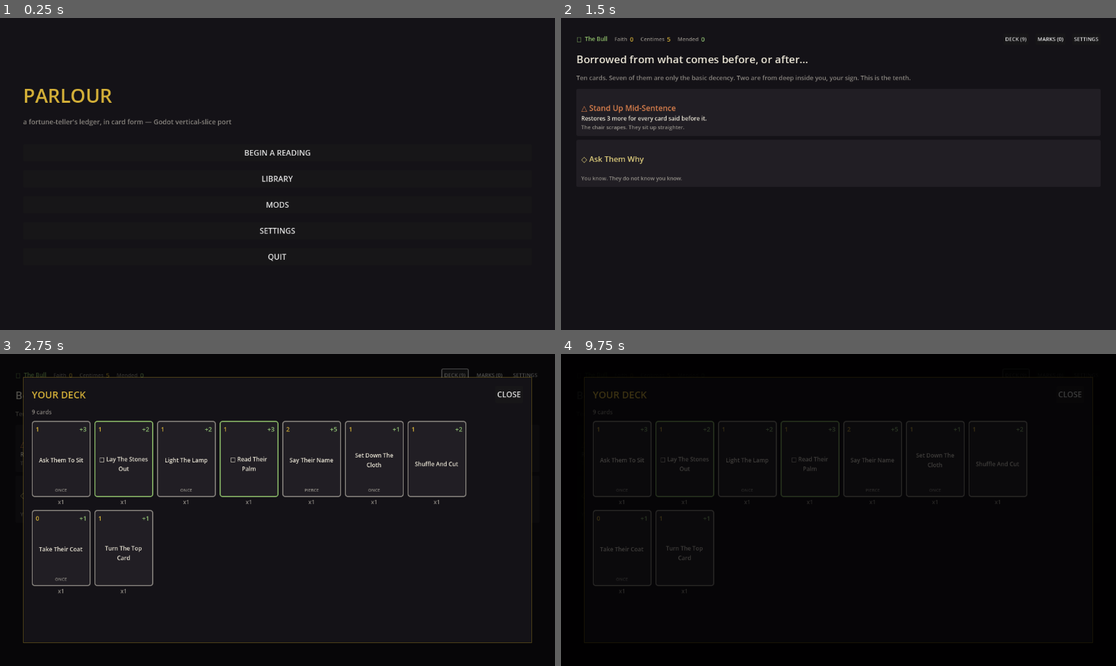
Above: before the commit, frames 1-4 (two rows, left to right).
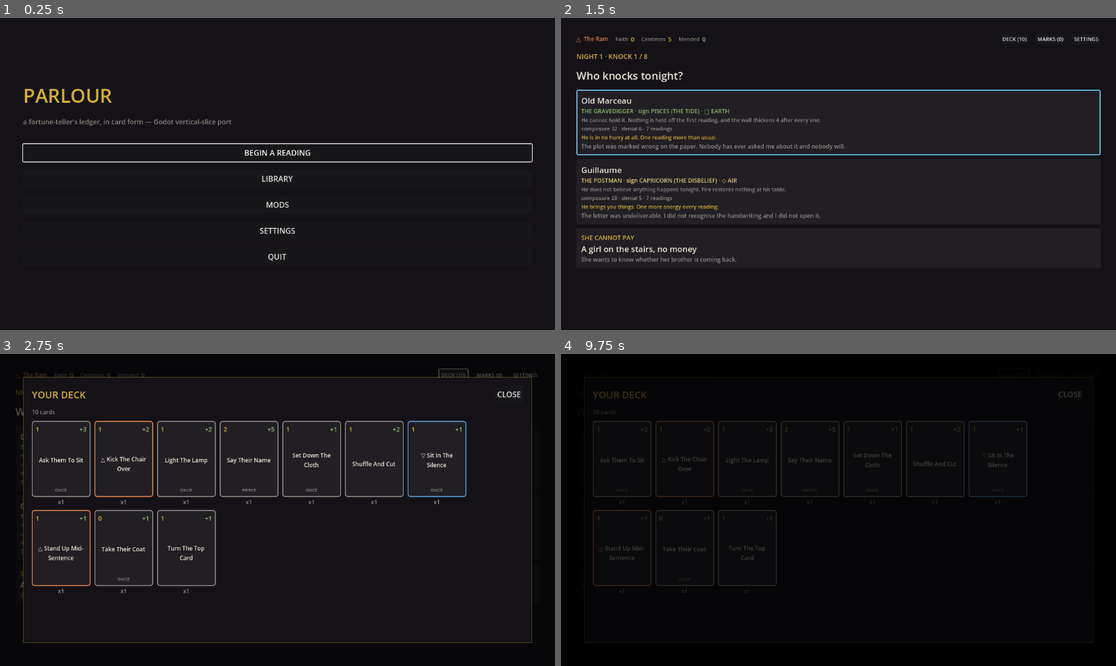
Above: after the commit, the same moments.

Repository: SwanFortune/fortune
Game: Godot game, scene res://scenes/Boot.tscn
Two runs of this game, one before a commit and one after it. Both use one fixed random seed, a clock stepped at 60 frames per second and the inputs below.
Inputs (mouse positions are in pixels of both pictures, inside the frame that each line leads up to):
- Up to frame 1 (0.25 s): no input
- Up to frame 2 (1.5 s): click "BEGIN A READING" at 0.5 s; tap Enter (ui_accept) at 1.25 s; move the mouse to (960, 158) at 1.27 s; hold Enter (ui_accept) from 1.28 s (still down); click (960, 158) at 1.42 s
- Up to frame 3 (2.75 s): release Enter (ui_accept) at 2 s; click (455, 375) at 2 s, where only the run before the commit has a clickable "DECK (9)"
- Up to frame 4 (9.75 s): click (1016, 375) at 2.75 s, where only the run after the commit has a clickable "DECK (10)"; click "MARKS (0)" at 3.5 s; click (1016, 375) at 4.25 s, where only the run before the commit has a clickable "DECK (9)"; click (1016, 375) at 5 s, where only the run after the commit has a clickable "DECK (10)"; click "MARKS (0)" at 5.75 s; click (1016, 375) at 6.5 s, where only the run before the commit has a clickable "DECK (9)"; click (1016, 375) at 7.25 s, where only the run after the commit has a clickable "DECK (10)"; click "MARKS (0)" at 8 s; click "SETTINGS" at 8.75 s; tap Enter (ui_accept) at 9.5, 9.6 s; move the mouse to (727, 525) at 9.52 s; click (727, 525) at 9.67 s

The runs differ from the first frame. In frame 1, 0.8% of the frame differs, in the area x 4-96%, y 40-47%; in frame 2, 6.0%, in the area x 2-98%, y 5-79%; in frame 3, 2.3%; in frame 4, 0.6%.

Commit message:
Make the game playable without a mouse; stop losing cards silently
Buttons were always keyboard-reachable -- Godot's Button is focusable and
works out its own focus neighbours. But every interesting control in the
game is a panel_button() or a card_face(), and those are PanelContainers,
built that way for layout reasons. A PanelContainer is not focusable and
handles no input of its own, so cards, map options, rewards, shop offers
and the Library's card list were mouse-only: a keyboard or gamepad player
could reach the menus and nothing else.

Both helpers carried a verbatim copy of the same click/hover block, each
handling only InputEventMouseButton. That is now one
UIKit.make_interactive() which also sets focus_mode, draws a focus ring
in a colour deliberately distinct from GOLD (so a focused row is tellable
from a merely gold-accented one), and handles ui_accept. Each screen then
calls UIKit.focus_first() so the first key press does something; the
in-run screens pass their content container rather than themselves,
because otherwise focus lands on the run header's DECK chip, which is
chrome, and the first press does nothing useful.

Two assertions rather than one, since placing focus and acting on it fail
independently: every screen must leave something focused (stub
focus_first out and 16 screens fail; with it, none do), and pushing a
ui_accept at the viewport on the reading screen must actually lay a card.
The second drives the real routing instead of calling the handler
directly -- the routing was as much in doubt as the handler.

Also fixes a loose end from the previous commit. Save.restore() has
always counted cards it could not resolve -- ones from a pack since
switched off -- and its own doc comment said the caller decides whether
to mention it. No caller did, so a deck came back quietly shorter. The
main menu now stops on the first CONTINUE to say how many went, and
resumes on the second.

And a latent one: Settings.get_value() handed out arrays by reference,
and one of those defaults lives inside a const, so a caller that appended
to what it got back would corrupt the default for every later reader. It
copies on the way out now.

Full suite green.

Co-Authored-By: Claude Opus 5 <noreply@anthropic.com>
Claude-Session: https://claude.ai/code/session_01J6RRrwyn3hcGZTmEVan3Un

Diff:
--- a/godot/autoload/Settings.gd
+++ b/godot/autoload/Settings.gd
@@ -58,7 +58,13 @@
 	if not DEFS.has(key):
 		push_error("[Settings] unknown setting '%s'" % key)
 		return null
-	return _values.get(key, DEFS[key][0])
+	var value = _values.get(key, DEFS[key][0])
+	# Arrays are handed out by reference, and one of these defaults lives inside
+	# a `const` — so a caller that appended to what it got back would corrupt the
+	# default for every later reader, in a way no test would obviously catch.
+	# Copy on the way out; callers are then free to mutate what they hold and
+	# pass it to set_value().
+	return value.duplicate() if typeof(value) == TYPE_ARRAY else value
 
 
 func set_value(key: String, value) -> void:
--- a/godot/data/base/locale/fr.json
+++ b/godot/data/base/locale/fr.json
@@ -407,6 +407,7 @@
     "twist/paid-before-sitting-down/tag": "PAID BEFORE SITTING DOWN",
     "twist/will-not-take-the-coat-off/t": "{S} sit{es} down still buttoned. One card fewer in your hand.",
     "twist/will-not-take-the-coat-off/tag": "WILL NOT TAKE THE COAT OFF",
+    "ui/%s card(s) in this run came from content you no longer have and have been removed from the deck.": "%s card(s) in this run came from content you no longer have and have been removed from the deck.",
     "ui/%s cards": "%s cards",
     "ui/%s is whole enough": "%s is whole enough",
     "ui/%s leaves as they came, only later": "%s leaves as they came, only later",
@@ -511,6 +512,7 @@
     "ui/REFRESH SUBSCRIPTIONS": "REFRESH SUBSCRIPTIONS",
     "ui/RELOAD CONTENT": "RELOAD CONTENT",
     "ui/RESET TO DEFAULTS": "RESET TO DEFAULTS",
+    "ui/RESUME ANYWAY": "RESUME ANYWAY",
     "ui/REVERT ALL CARDS": "REVERT ALL CARDS",
     "ui/REVERT THIS CARD": "REVERT THIS CARD",
     "ui/Reading": "Reading",
@@ -972,6 +974,7 @@
     "twist/paid-before-sitting-down/tag": "",
     "twist/will-not-take-the-coat-off/t": "",
     "twist/will-not-take-the-coat-off/tag": "",
+    "ui/%s card(s) in this run came from content you no longer have and have been removed from the deck.": "%s carte(s) de cette partie venaient d'un contenu que vous n'avez plus et ont été retirées du jeu.",
     "ui/%s cards": "%s cartes",
     "ui/%s is whole enough": "%s est assez apaisé",
     "ui/%s leaves as they came, only later": "%s repart comme il est venu, seulement plus tard",
@@ -1076,6 +1079,7 @@
     "ui/REFRESH SUBSCRIPTIONS": "ACTUALISER LES ABONNEMENTS",
     "ui/RELOAD CONTENT": "RECHARGER LE CONTENU",
     "ui/RESET TO DEFAULTS": "RÉINITIALISER",
+    "ui/RESUME ANYWAY": "REPRENDRE QUAND MÊME",
     "ui/REVERT ALL CARDS": "TOUT RÉTABLIR",
     "ui/REVERT THIS CARD": "RÉTABLIR CETTE CARTE",
     "ui/Reading": "Séance",
--- a/godot/scenes/Library.gd
+++ b/godot/scenes/Library.gd
@@ -80,6 +80,7 @@
 
 	_rebuild_list()
 	_rebuild_editor()
+	UIKit.focus_first(self)
 
 
 # ── filters ─────────────────────────────────────────────────────────────
--- a/godot/scenes/MainMenu.gd
+++ b/godot/scenes/MainMenu.gd
@@ -5,6 +5,13 @@
 ## modal: there is no dialog system here, and losing three nights to a misclick
 ## is exactly the kind of thing a confirmation exists for.
 var _begin_armed := false
+
+## How many cards the last CONTINUE could not resolve — cards from a pack that
+## has since been switched off or removed. Save.restore() has always counted
+## these, and nothing was reading the count, so a deck could quietly come back
+## shorter than it went in. CONTINUE now stops on the first press to say so,
+## and resumes on the second.
+var _dropped := 0
 
 var _root: Control
 
@@ -30,8 +37,13 @@
 
 	var saved: Dictionary = Save.peek()
 	if not saved.is_empty():
-		v.add_child(UIKit.button(I18n.t("CONTINUE"), _continue))
+		v.add_child(UIKit.button(
+			I18n.t("RESUME ANYWAY") if _dropped > 0 else I18n.t("CONTINUE"), _continue))
 		v.add_child(UIKit.block(_saved_line(saved), 11, UIKit.DIM))
+		if _dropped > 0:
+			v.add_child(UIKit.block(I18n.t(
+				"%s card(s) in this run came from content you no longer have and have been removed from the deck."
+			) % _dropped, 11, UIKit.RED))
 	elif Save.last_error != "":
 		# A save that exists but cannot be read is worth saying out loud: the
 		# alternative is a player whose run silently evaporates.
@@ -50,6 +62,7 @@
 	if not Content.load_errors.is_empty():
 		v.add_child(UIKit.block(
 			"%d %s" % [Content.load_errors.size(), I18n.t("content warning(s) — see MODS.")], 12, UIKit.RED))
+	UIKit.focus_first(self)
 
 
 func _begin_label() -> String:
@@ -70,6 +83,14 @@
 	var res: Dictionary = Save.restore()
 	if not res.get("ok", false):
 		_begin_armed = false
+		_dropped = 0
+		_build()
+		return
+	# A run that came back short is worth stopping for once. Losing cards out of
+	# a deck silently is the sort of thing a player would later report as the
+	# game cheating them.
+	if int(res.get("dropped", 0)) > 0 and _dropped == 0:
+		_dropped = int(res["dropped"])
 		_build()
 		return
 	Nav.goto_for_state()
--- a/godot/scenes/Map.gd
+++ b/godot/scenes/Map.gd
@@ -26,6 +26,9 @@
 	var opts: Array = st["options"]
 	for i in opts.size():
 		list.add_child(_opt_button(opts[i], i))
+	# The night's options, not the run header above them — the header is chrome,
+	# and landing on its DECK chip would make the first key press do nothing useful.
+	UIKit.focus_first(list)
 
 
 func _opt_button(o: Dictionary, i: int) -> Control:
--- a/godot/scenes/ModsScreen.gd
+++ b/godot/scenes/ModsScreen.gd
@@ -51,6 +51,7 @@
 	actions.add_child(UIKit.button(I18n.t("BACK"), _back))
 	actions.add_child(UIKit.button(I18n.t("RELOAD CONTENT"), _reload))
 	outer.add_child(actions)
+	UIKit.focus_first(self)
 
 
 # ── the pack list ───────────────────────────────────────────────────────
--- a/godot/scenes/PickScreen.gd
+++ b/godot/scenes/PickScreen.gd
@@ -34,6 +34,8 @@
 
 	if pick.get("skippable", false):
 		v.add_child(UIKit.button(I18n.t(str(pick.get("skipLabel", "SKIP"))), _skip))
+	# The offers, not the run header above them. See Map.gd.
+	UIKit.focus_first(list)
 
 
 func _opt_button(o: Dictionary, i: int) -> Control:
--- a/godot/scenes/Reading.gd
+++ b/godot/scenes/Reading.gd
@@ -97,6 +97,9 @@
 		if just_drawn.has(c["uid"]):
 			UIKit.animate_in(face, deal_index * 0.06)
 			deal_index += 1
+	# The hand, not the run header above it. See Map.gd. Falls back to the whole
+	# screen when the hand is empty, so READ IT is still reachable.
+	UIKit.focus_first(fan if fan.get_child_count() > 0 else self)
 
 
 func _lay(card_uid: String) -> void:
--- a/godot/scenes/ResultScreen.gd
+++ b/godot/scenes/ResultScreen.gd
@@ -33,6 +33,7 @@
 		v.add_child(row)
 
 	v.add_child(UIKit.button(UIKit.tr_line(res.get("cta")), _continue))
+	UIKit.focus_first(self)
 
 
 func _continue() -> void:
--- a/godot/scenes/RunOver.gd
+++ b/godot/scenes/RunOver.gd
@@ -27,6 +27,7 @@
 		v.add_child(row)
 
 	v.add_child(UIKit.button(I18n.t("BEGIN AGAIN"), _restart))
+	UIKit.focus_first(self)
 
 
 func _restart() -> void:
--- a/godot/scenes/SettingsMenu.gd
+++ b/godot/scenes/SettingsMenu.gd
@@ -85,6 +85,7 @@
 	actions.add_child(UIKit.button(I18n.t("BACK"), _back))
 	actions.add_child(UIKit.button(I18n.t("RESET TO DEFAULTS"), _reset))
 	v.add_child(actions)
+	UIKit.focus_first(self)
 
 
 ## Switching locale rebuilds this screen so its own labels change with it —
--- a/godot/scenes/SignSelect.gd
+++ b/godot/scenes/SignSelect.gd
@@ -29,6 +29,7 @@
 			["Starts with: %s" % ", ".join(r.get("deck", [])), 11, UIKit.DIM],
 		]
 		list.add_child(UIKit.panel_button(lines, _pick.bind(i)))
+	UIKit.focus_first(self)
 
 
 func _pick(i: int) -> void:
--- a/godot/scenes/UIKit.gd
+++ b/godot/scenes/UIKit.gd
@@ -14,6 +14,9 @@
 const INK := Color(0.92, 0.9, 0.84)
 const DIM := Color(0.92, 0.9, 0.84, 0.55)
 const GOLD := Color(0.83, 0.69, 0.22)
+## The keyboard/gamepad focus ring. Distinct from GOLD so a focused row is
+## still tellable apart from a row that is merely gold-accented.
+const FOCUS := Color(0.45, 0.78, 0.95)
 
 ## Ported from KEYS in Parlour v23.dc.html (~line 1131) — the words on a card
 ## that mean something exact. The source's object literal defines "once"
@@ -146,6 +149,83 @@
 	return m
 
 
+## Makes a PanelContainer row respond to the mouse AND to the keyboard/gamepad.
+##
+## panel_button() and card_face() each had their own verbatim copy of this
+## block, and both copies handled only InputEventMouseButton — so every card in
+## hand, every sitter on the map and every reward was mouse-only. Buttons made
+## with button() were always keyboard-reachable (Godot's Button is focusable and
+## works out its own focus neighbours from the layout); these rows, being
+## PanelContainers, were not focusable at all, which left keyboard and gamepad
+## players able to reach the menus and nothing else.
+##
+## `style` is mutated in place rather than swapped, because that is how the
+## hover highlight already worked — a StyleBoxFlat handed to
+## add_theme_stylebox_override stays live, so changing a property on it
+## redraws the node.
+static func make_interactive(wrap: Control, style: StyleBoxFlat, on_pressed: Callable, enabled: bool) -> void:
+	if not enabled:
+		wrap.mouse_filter = Control.MOUSE_FILTER_IGNORE
+		wrap.focus_mode = Control.FOCUS_NONE
+		return
+
+	# Captured before anything changes them, so leaving hover or focus restores
+	# whatever the caller set up rather than a hardcoded guess. card_face()
+	# gives its border the card's element colour; panel_button() has no border
+	# at all until one is focused.
+	var base_bg: Color = style.bg_color
+	var base_border: Color = style.border_color
+	var base_width: int = style.border_width_left
+
+	wrap.mouse_filter = Control.MOUSE_FILTER_STOP
+	wrap.mouse_default_cursor_shape = Control.CURSOR_POINTING_HAND
+	wrap.focus_mode = Control.FOCUS_ALL
+
+	wrap.mouse_entered.connect(func(): style.bg_color = base_bg.lightened(0.12))
+	wrap.mouse_exited.connect(func(): style.bg_color = base_bg)
+	wrap.focus_entered.connect(func():
+		style.border_color = FOCUS
+		style.set_border_width_all(maxi(base_width, 2))
+	)
+	wrap.focus_exited.connect(func():
+		style.border_color = base_border
+		style.set_border_width_all(base_width)
+	)
+	wrap.gui_input.connect(func(event: InputEvent):
+		if event is InputEventMouseButton and event.pressed and event.button_index == MOUSE_BUTTON_LEFT:
+			# Clicking moves focus too, so a player who starts with the mouse and
+			# switches to the keyboard carries on from where they clicked rather
+			# than from wherever focus happened to be left.
+			wrap.grab_focus()
+			on_pressed.call()
+			wrap.accept_event()
+		elif event.is_action_pressed("ui_accept"):
+			on_pressed.call()
+			wrap.accept_event()
+	)
+
+
+## Puts keyboard focus on the first thing in `root` that can take it, so the
+## first Tab or D-pad press does something visible instead of nothing. Deferred
+## because grab_focus() needs the node to be in the tree with its visibility
+## resolved, which is not yet true while a screen's _ready() is still running.
+## Returns nothing; screens call it and forget.
+static func focus_first(root: Node) -> void:
+	(func(): _focus_first_now(root)).call_deferred()
+
+
+static func _focus_first_now(node: Node) -> bool:
+	if node is Control:
+		var c: Control = node
+		if c.focus_mode == Control.FOCUS_ALL and c.is_visible_in_tree() and not c.is_queued_for_deletion():
+			c.grab_focus()
+			return true
+	for child in node.get_children():
+		if _focus_first_now(child):
+			return true
+	return false
+
+
 ## A clickable multi-line row — used for every card/reader/sitter/reward
 ## option in the game. Deliberately built on PanelContainer + gui_input
 ## rather than Button: Button is a plain Control, not a Container, so a rich
@@ -168,17 +248,7 @@
 	style.corner_radius_bottom_right = 3
 	wrap.add_theme_stylebox_override("panel", style)
 
-	if enabled:
-		wrap.mouse_filter = Control.MOUSE_FILTER_STOP
-		wrap.mouse_default_cursor_shape = Control.CURSOR_POINTING_HAND
-		wrap.gui_input.connect(func(event: InputEvent):
-			if event is InputEventMouseButton and event.pressed and event.button_index == MOUSE_BUTTON_LEFT:
-				on_pressed.call()
-		)
-		wrap.mouse_entered.connect(func(): style.bg_color = PANEL.lightened(0.12))
-		wrap.mouse_exited.connect(func(): style.bg_color = PANEL)
-	else:
-		wrap.mouse_filter = Control.MOUSE_FILTER_IGNORE
+	make_interactive(wrap, style, on_pressed, enabled)
 
 	var v := vbox(2)
 	for entry in lines:
@@ -549,17 +619,7 @@
 		style.set(c4, 5)
 	wrap.add_theme_stylebox_override("panel", style)
 
-	if enabled:
-		wrap.mouse_filter = Control.MOUSE_FILTER_STOP
-		wrap.mouse_default_cursor_shape = Control.CURSOR_POINTING_HAND
-		wrap.gui_input.connect(func(event: InputEvent):
-			if event is InputEventMouseButton and event.pressed and event.button_index == MOUSE_BUTTON_LEFT:
-				on_pressed.call()
-		)
-		wrap.mouse_entered.connect(func(): style.bg_color = PANEL.lightened(0.12))
-		wrap.mouse_exited.connect(func(): style.bg_color = PANEL)
-	else:
-		wrap.mouse_filter = Control.MOUSE_FILTER_IGNORE
+	make_interactive(wrap, style, on_pressed, enabled)
 
 	var v := vbox(4)
 	var top := hbox(0)
--- a/godot/tests/gen_locale_template.gd
+++ b/godot/tests/gen_locale_template.gd
@@ -172,7 +172,8 @@
 		# main menu
 		"PARLOUR", "BEGIN A READING", "LIBRARY", "MODS", "SETTINGS", "QUIT",
 		"a fortune-teller's ledger, in card form",
-		"CONTINUE", "THIS ENDS THE RUN IN PROGRESS — BEGIN ANYWAY",
+		"CONTINUE", "THIS ENDS THE RUN IN PROGRESS — BEGIN ANYWAY", "RESUME ANYWAY",
+		"%s card(s) in this run came from content you no longer have and have been removed from the deck.",
 		"night %s, knock %s · %s · %s faith",
 		"Could not read your saved run.", "content warning(s) — see MODS.",
 		# mods screen
--- a/godot/tests/test_scenes.gd
+++ b/godot/tests/test_scenes.gd
@@ -97,6 +97,7 @@
 	)
 
 	await _visit_standalone()
+	await _test_keyboard_can_play()
 	_test_settings_return_path()
 
 	print("SCENE SWEEP DONE")
@@ -142,9 +143,77 @@
 	var instance: Node = packed.instantiate()
 	root.add_child(instance)
 	await process_frame
+	# focus_first() defers a frame, so give it one more before looking.
+	await process_frame
+	_check_focus(label, instance)
 	instance.queue_free()
 	await process_frame
 	print("--- END ", label, " (", scene_path, ") ---")
+
+
+## Focus being placed is only half of it: the focused thing has to actually do
+## something when activated. Cards and map options are PanelContainers, not
+## Buttons, so nothing about that is free — it is the ui_accept branch in
+## UIKit.make_interactive(), and without it a keyboard player could tab around
+## a hand of cards and never play one.
+##
+## Drives the real path (a key event pushed at the viewport, routed by Godot to
+## whatever holds focus) rather than calling the handler directly, since what is
+## in doubt is the routing as much as the handler.
+func _test_keyboard_can_play() -> void:
+	run.state = run.fresh()
+	run.pick_reader(0)
+	run.take_pick(0)
+	for i in run.state["options"].size():
+		if run.state["options"][i]["kind"] in ["sitter", "elite"]:
+			run.choose(i)
+			break
+
+	var instance: Node = load("res://scenes/Reading.tscn").instantiate()
+	root.add_child(instance)
+	await process_frame
+	await process_frame
+
+	var laid_before: int = run.state["f"]["cross"].size()
+	var focused: Control = instance.get_viewport().gui_get_focus_owner()
+	if focused == null:
+		printerr("FAIL: the reading screen focused nothing, so ui_accept has nowhere to land")
+	else:
+		var press := InputEventAction.new()
+		press.action = "ui_accept"
+		press.pressed = true
+		instance.get_viewport().push_input(press)
+		await process_frame
+		var laid_after: int = run.state["f"]["cross"].size()
+		if laid_after <= laid_before:
+			printerr("FAIL: ui_accept on a focused card laid nothing (%d -> %d) — the hand is mouse-only" % [laid_before, laid_after])
+		else:
+			print("--- keyboard can lay a card (%d -> %d) ---" % [laid_before, laid_after])
+
+	instance.queue_free()
+	await process_frame
+
+
+## Every screen has to leave keyboard focus somewhere, or the first Tab or
+## D-pad press does nothing and a player without a mouse is simply stuck. This
+## is cheap to assert and easy to lose: focus_first() takes the first focusable
+## Control it finds, so a screen whose interactive rows stop being focusable —
+## which is exactly what every card and every map option was until now — fails
+## to place it and nothing else notices.
+##
+## Screens with genuinely no interactive controls would be exempt, listed by
+## name rather than waved through by a null check, so that adding a button to
+## one and forgetting to focus it still fails here. There are none today.
+const NO_CONTROLS: Array[String] = []
+
+
+func _check_focus(label: String, instance: Node) -> void:
+	var focused: Control = instance.get_viewport().gui_get_focus_owner()
+	if focused == null:
+		if not NO_CONTROLS.has(label):
+			printerr("FAIL: %s left nothing focused — keyboard and gamepad players cannot start here" % label)
+	elif not instance.is_ancestor_of(focused):
+		printerr("FAIL: %s focused a node outside itself (%s)" % [label, focused])
 
 
 ## The in-run SETTINGS chip has to remember which screen to come back to,
@@ -173,6 +242,9 @@
 	var instance: Node = packed.instantiate()
 	root.add_child(instance)
 	await process_frame
+	# focus_first() defers a frame, so give it one more before looking.
+	await process_frame
+	_check_focus(label, instance)
 	instance.queue_free()
 	await process_frame
 	print("--- END ", label, " (", scene_path, ") ---")
Not shown, changed: godot/docs/PORTING_NOTES.md
